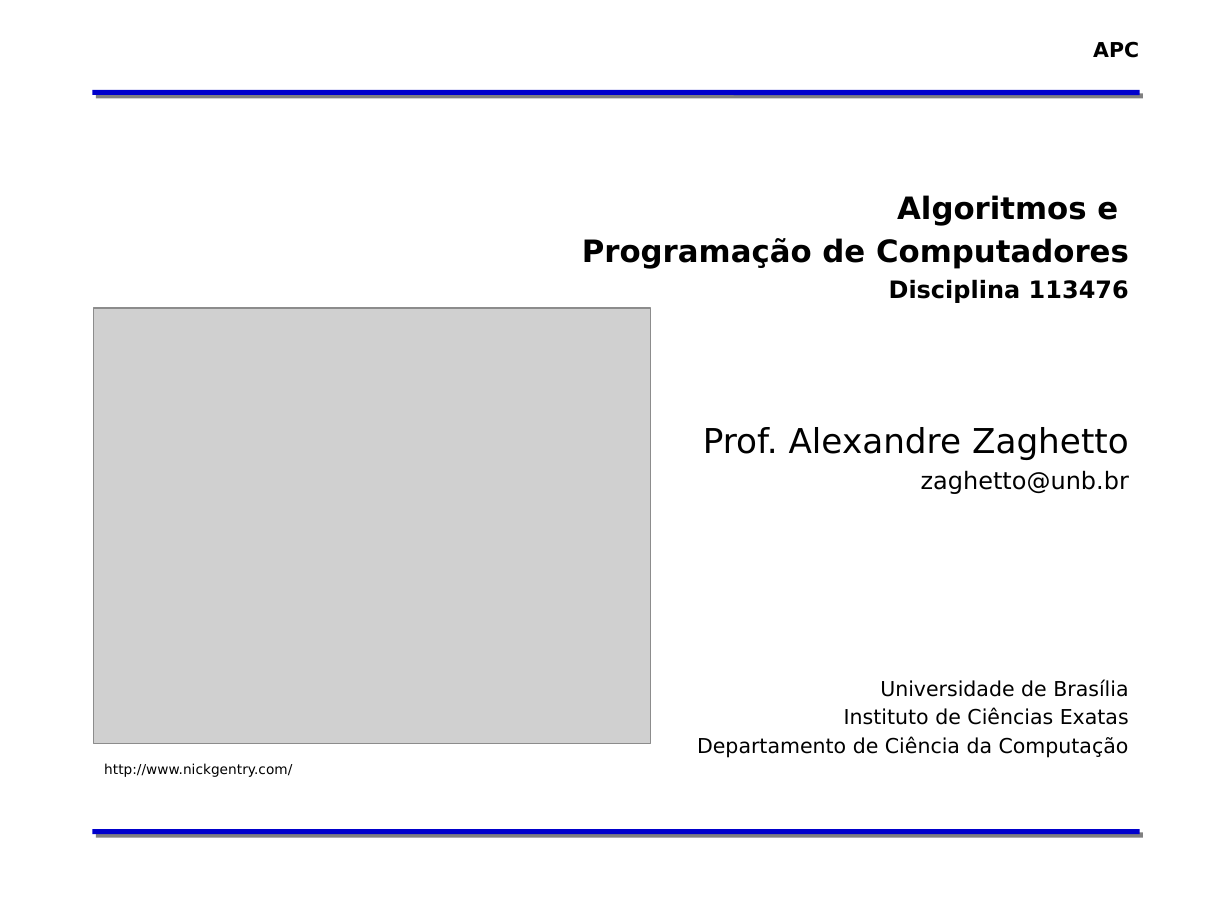
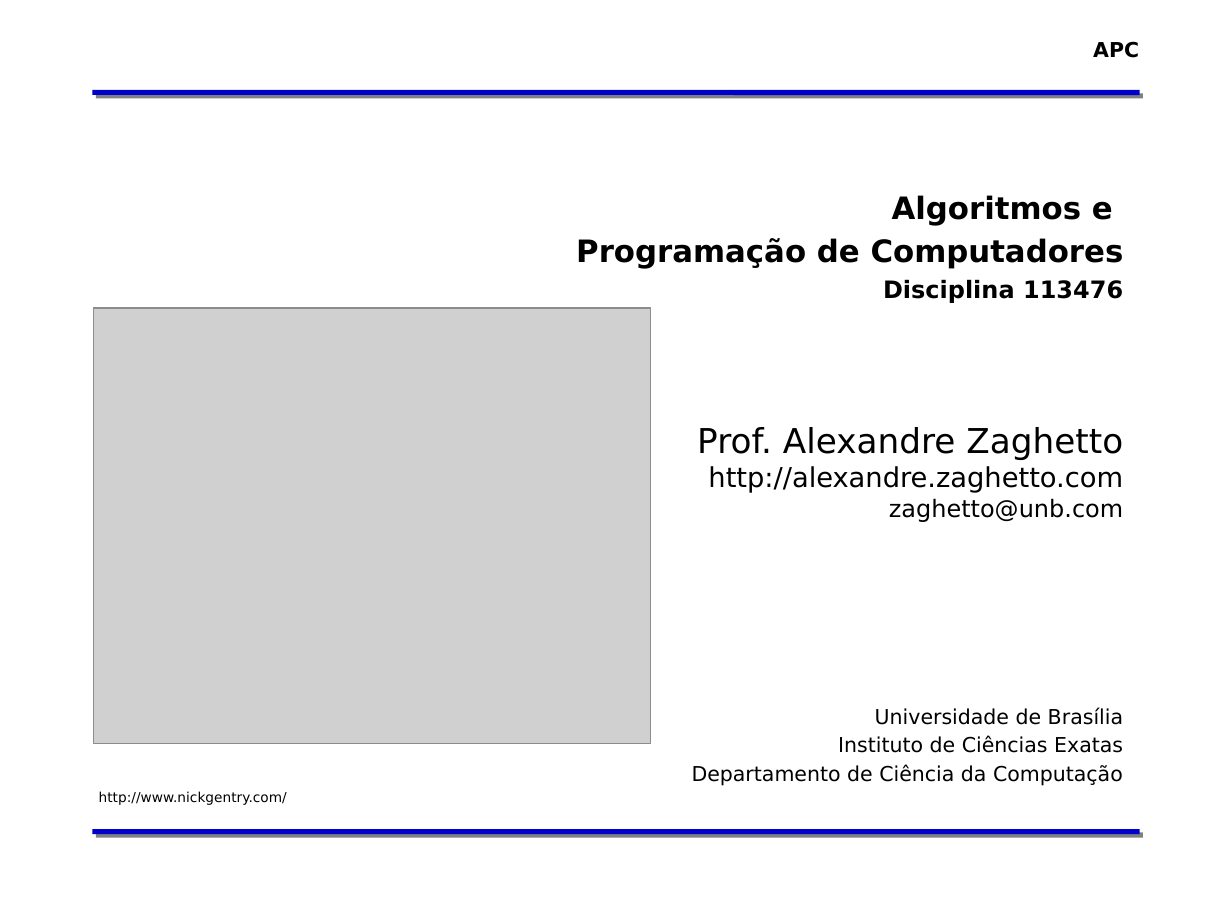
Before and after one commit to zaghetto/Algoritmos, a slide deck: slide 1 of MÓDULOS DE AULA/Módulo 02 - Organização Básica de um Computador.pptx. Drawn at 1232x924 pixels with LibreOffice and Linux fonts; fonts in the diff are those of the drawing; grey boxes stand for pictures; background and template pictures are left out. Boxes give left, top, right and bottom in pixels: in the first picture for what was removed or moved away, otherwise in the second. Text is boxed around its words. In the diff, an @@ line names an element or a change of style, - is before the commit and + after.

```diff
--- a/MÓDULOS DE AULA/Módulo 02 - Organização Básica de um Computador.pptx
+++ b/MÓDULOS DE AULA/Módulo 02 - Organização Básica de um Computador.pptx
@@ text at bbox=[708, 466, 1123, 522]: text changed; size 14 to 16 pt @@
-zaghetto@unb.br
+http://alexandre.zaghetto.com
+zaghetto@unb.com
```
Also in this commit, not shown: 39 other slides changed, 1 slide added.
